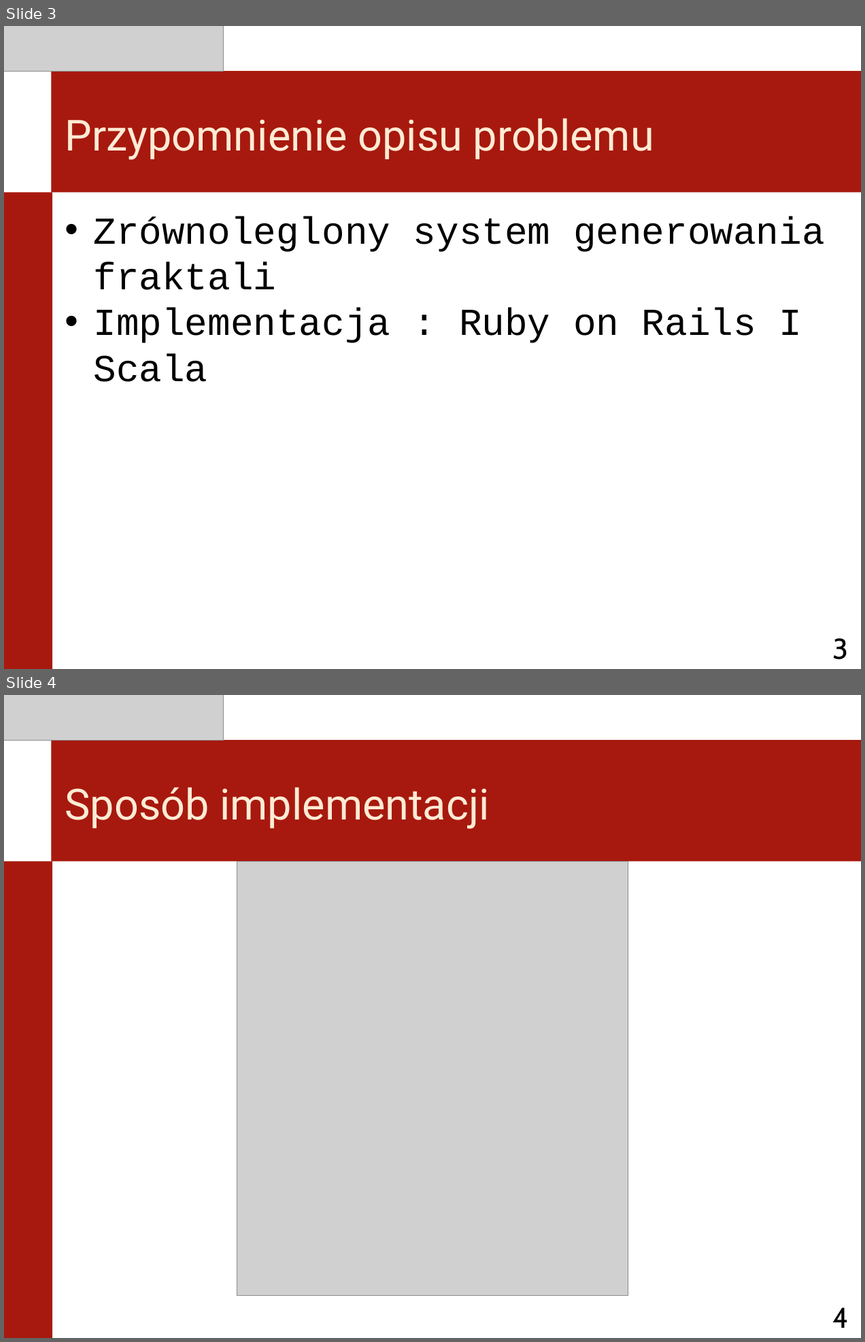
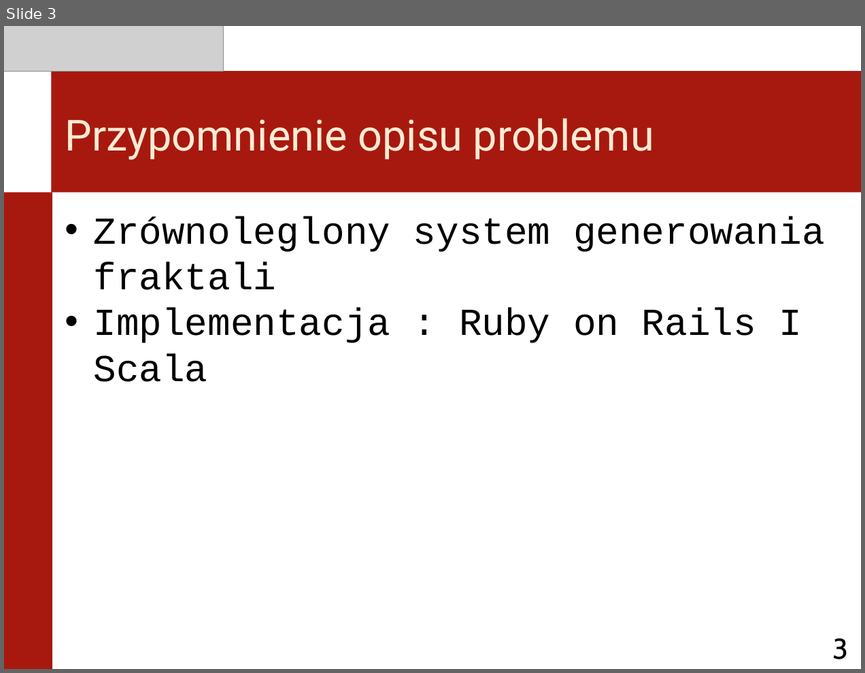
Before and after one commit to 225985/studia, a slide deck: doc/prototyp.ppt. Shown one above the other, each under a label of ours: slides 3 and 4 before the commit, slide 3 after it. The pictures are 865x1342 and 865x673 pixels, drawn with LibreOffice and Linux fonts; fonts in the diff are those of the drawing; grey boxes stand for pictures. Boxes give left, top, right and bottom in pixels: in the first picture for what was removed or moved away, otherwise in the second. Text is boxed around its words. In the diff, an @@ line names an element or a change of style, - is before the commit and + after.

```diff
--- a/doc/prototyp.ppt
+++ b/doc/prototyp.ppt
@@ slide 4 removed at box(4, 695, 861, 1338), background #FFFFFF @@
@@ picture removed at box(4, 695, 224, 741) @@
@@ rectangle removed at box(51, 741, 861, 861) @@
@@ title removed at box(65, 787, 489, 829) @@
-Sposób implementacji
@@ rectangle removed at box(4, 861, 52, 1338) @@
@@ picture removed at box(237, 861, 629, 1295) @@
@@ page number removed at box(832, 1307, 848, 1327) @@
-4
```
Also in this commit, not shown: 6 slides changed, 3 slides added, 15 other files.
